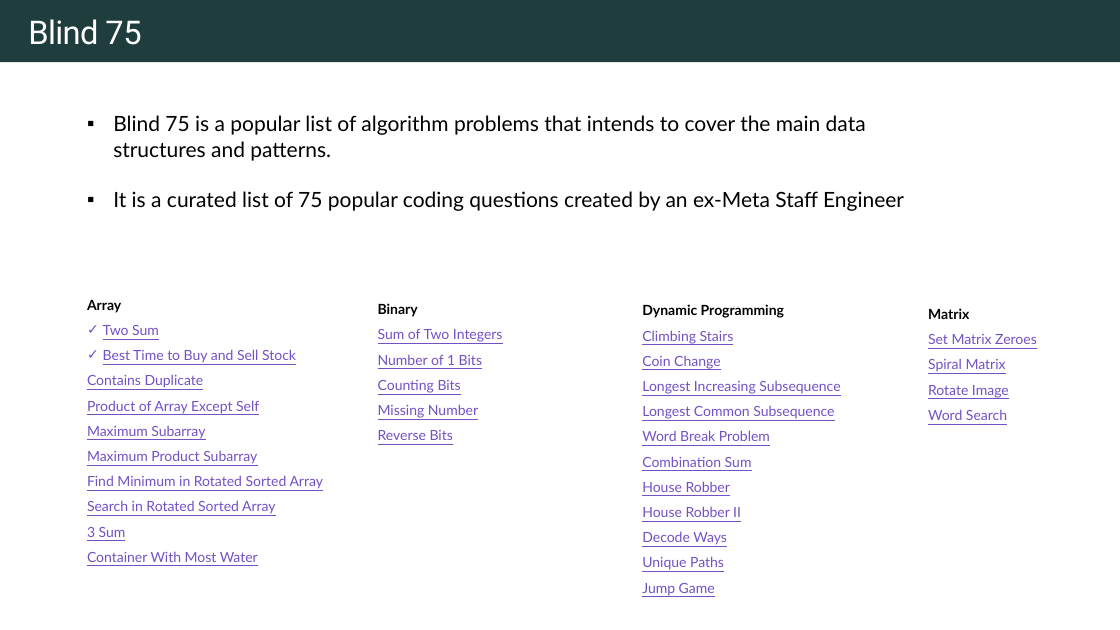
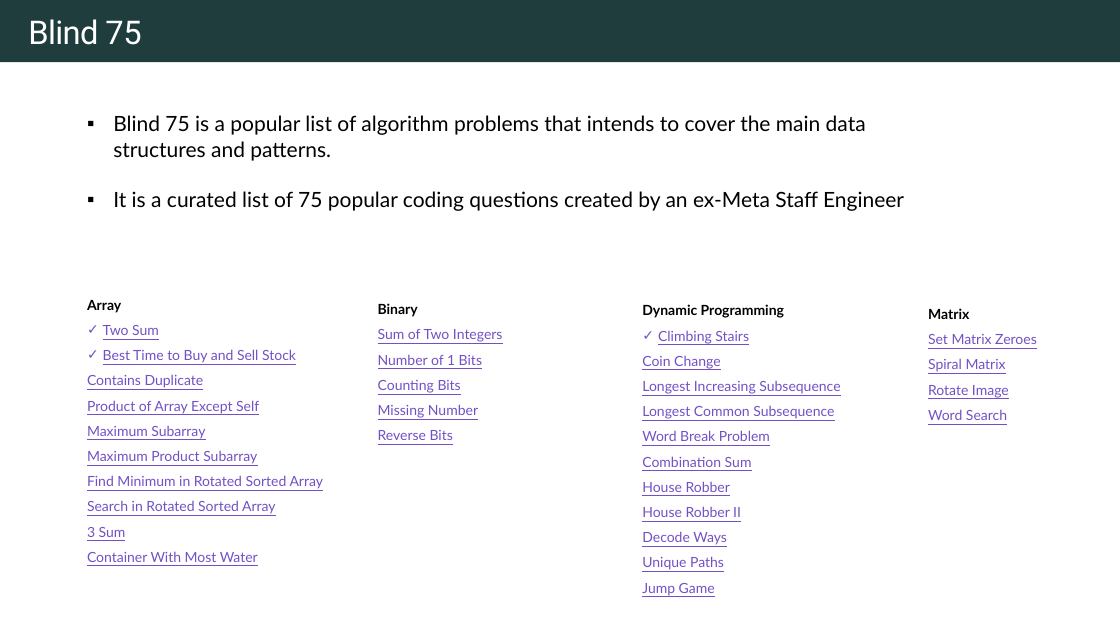
Before and after one commit to rfdavid/coding-interview-handbook-cpp, a slide deck: slide 5 of Algorithm and problem Solving Cheatsheet.pptm. Drawn at 1120x630 pixels with LibreOffice and Linux fonts; fonts in the diff are those of the drawing. Boxes give left, top, right and bottom in pixels: in the first picture for what was removed or moved away, otherwise in the second. Text is boxed around its words. In the diff, an @@ line names an element or a change of style, - is before the commit and + after.

```diff
--- a/Algorithm and problem Solving Cheatsheet.pptm
+++ b/Algorithm and problem Solving Cheatsheet.pptm
@@ text at bbox=[658, 331, 749, 344]: bullet none to ✓ @@
```
Also in this commit, not shown: 6 other slides changed, 8 slides added, 11 other files.
